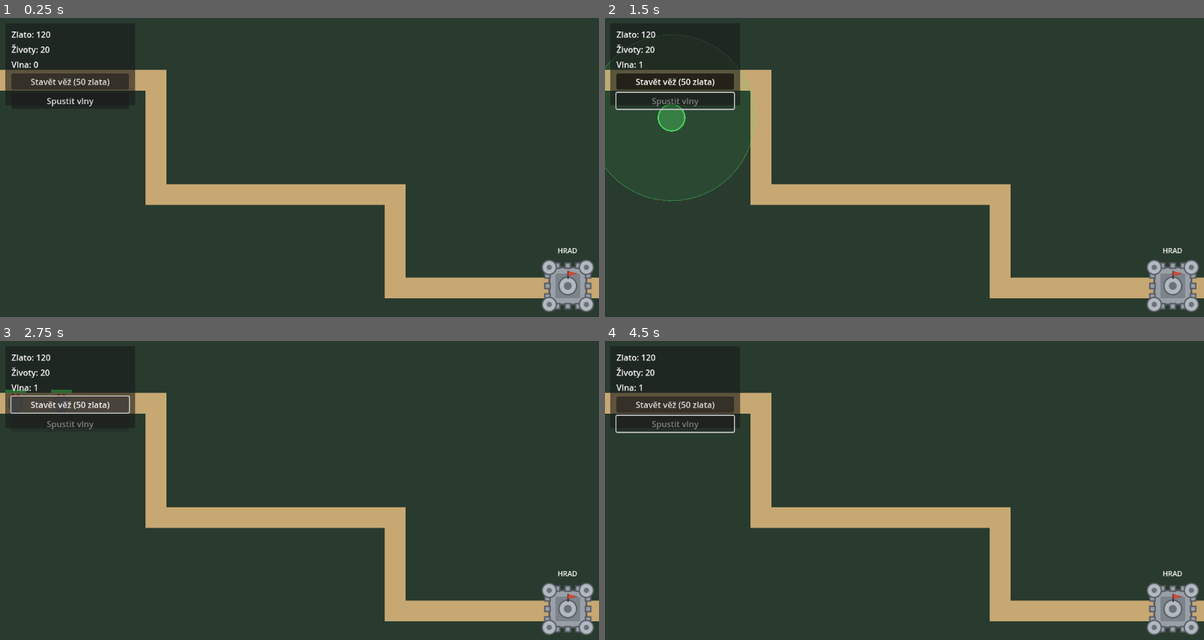
Above: before the commit, frames 1-4 (two rows, left to right).
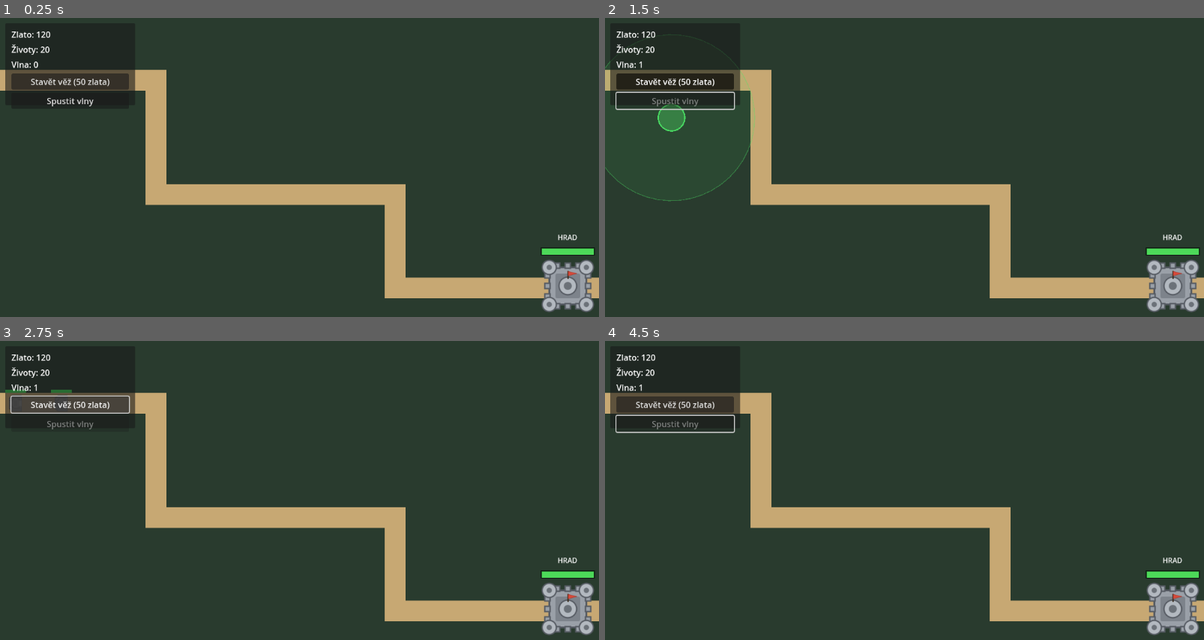
Above: after the commit, the same moments.

Repository: DavidPolastik/TowerDefense
Game: Godot game, scene res://scenes/Main.tscn
Two runs of this game, one before a commit and one after it. Both use one fixed random seed, a clock stepped at 60 frames per second and the inputs below.
Inputs (mouse positions are in pixels of both pictures, inside the frame that each line leads up to):
- Up to frame 1 (0.25 s): no input
- Up to frame 2 (1.5 s): click "Stavět věž (50 zlata)" at 0.5 s; click "Spustit vlny" at 1.25 s
- Up to frame 3 (2.75 s): click "Stavět věž (50 zlata)" at 2 s
- Up to frame 4 (4.5 s): click "Stavět věž (50 zlata)" at 2.75 s; tap Enter at 3.5 s; move the mouse to (1036, 493) at 3.52 s; tap R at 3.6 s; click (1036, 493) at 3.67 s; click "Spustit vlny" at 4.25 s

The runs differ from the first frame. In frame 1, 0.3% of the frame differs, in the area x 90-100%, y 72-80%; in frame 2, 0.3%; in frame 3, 0.3%, in the area x 1-100%, y 17-80%; in frame 4, 0.3%.

Commit message:
Tank se otaci pri jizde, hrad ma ukazatel zivotu, tank = korba+vez
- Nepritel je nyni tank slozeny z korby a vezicky (hezci nez holy blok).
- Tank se natáčí ve smeru jizdy po ceste (jen telo, HP bar zustava vodorovny).
- Hrad (zakladna) ma nad sebou ukazatel zivotu (zelena/zluta/cervena).

Diff:
--- a/scenes/Enemy.tscn
+++ b/scenes/Enemy.tscn
@@ -1,13 +1,20 @@
-[gd_scene load_steps=3 format=3]
+[gd_scene load_steps=4 format=3]
 
 [ext_resource type="Script" path="res://scripts/enemy.gd" id="1"]
-[ext_resource type="Texture2D" path="res://assets/enemy_tank.png" id="2"]
+[ext_resource type="Texture2D" path="res://assets/enemy_hull.png" id="2"]
+[ext_resource type="Texture2D" path="res://assets/enemy_turret.png" id="3"]
 
 [node name="Enemy" type="PathFollow2D"]
 rotates = false
 loop = false
 script = ExtResource("1")
 
-[node name="Sprite" type="Sprite2D" parent="."]
+[node name="Body" type="Node2D" parent="."]
+
+[node name="Hull" type="Sprite2D" parent="Body"]
 scale = Vector2(0.7, 0.7)
 texture = ExtResource("2")
+
+[node name="Turret" type="Sprite2D" parent="Body"]
+scale = Vector2(0.55, 0.55)
+texture = ExtResource("3")
--- a/scenes/Main.tscn
+++ b/scenes/Main.tscn
@@ -7,6 +7,7 @@
 [ext_resource type="PackedScene" path="res://scenes/Tower.tscn" id="5"]
 [ext_resource type="PackedScene" path="res://scenes/HUD.tscn" id="6"]
 [ext_resource type="Texture2D" path="res://assets/castle.svg" id="7"]
+[ext_resource type="Script" path="res://scripts/base.gd" id="8"]
 
 [sub_resource type="Curve2D" id="Curve2D_1"]
 _data = {
@@ -33,12 +34,13 @@
 position = Vector2(1092, 516)
 scale = Vector2(0.85, 0.85)
 texture = ExtResource("7")
+script = ExtResource("8")
 
 [node name="BaseLabel" type="Label" parent="Base"]
-offset_left = -50.0
-offset_top = -92.0
-offset_right = 50.0
-offset_bottom = -70.0
+offset_left = -60.0
+offset_top = -122.0
+offset_right = 60.0
+offset_bottom = -100.0
 horizontal_alignment = 1
 text = "HRAD"
 
--- /dev/null
+++ b/scripts/base.gd
@@ -0,0 +1,30 @@
+extends Sprite2D
+## Base – hrad (základna). Zobrazuje ukazatel životů hráče.
+## Životy drží GameManager; tady je jen vykreslujeme jako health bar.
+
+var _max_lives: int = 1
+
+func _ready() -> void:
+	_max_lives = GameManager.STARTING_LIVES
+	GameManager.lives_changed.connect(_on_lives_changed)
+	queue_redraw()
+
+func _on_lives_changed(_amount: int) -> void:
+	queue_redraw()
+
+func _draw() -> void:
+	# Ukazatel životů nad hradem (lokální souřadnice spritu, střed v 0,0).
+	var ratio: float = clampf(float(GameManager.lives) / float(_max_lives), 0.0, 1.0)
+	var bar_w := 120.0
+	var bar_h := 16.0
+	var top_left := Vector2(-bar_w / 2.0, -86.0)
+	var fill: Color
+	if ratio < 0.34:
+		fill = Color(0.9, 0.3, 0.25)
+	elif ratio < 0.67:
+		fill = Color(0.9, 0.75, 0.2)
+	else:
+		fill = Color(0.3, 0.85, 0.35)
+	draw_rect(Rect2(top_left, Vector2(bar_w, bar_h)), Color(0.1, 0.1, 0.1))
+	draw_rect(Rect2(top_left, Vector2(bar_w * ratio, bar_h)), fill)
+	draw_rect(Rect2(top_left, Vector2(bar_w, bar_h)), Color(0, 0, 0, 0.7), false, 2.0)
--- a/scripts/enemy.gd
+++ b/scripts/enemy.gd
@@ -14,18 +14,27 @@
 
 var health: int
 var _dead: bool = false
+var _prev_pos: Vector2
+@onready var body: Node2D = $Body
 
 func _ready() -> void:
 	health = max_health
 	rotates = false
 	loop = false
 	add_to_group("enemies")
+	_prev_pos = global_position
 	queue_redraw()
 
 func _physics_process(delta: float) -> void:
 	if _dead:
 		return
 	progress += speed * delta
+	# Natočení tanku ve směru jízdy (sprite míří nahoru, proto +PI/2).
+	# Otáčíme jen "Body" (korbu+věž), takže HP bar zůstává vodorovný.
+	var move := global_position - _prev_pos
+	if move.length() > 0.01:
+		body.rotation = move.angle() + PI / 2.0
+	_prev_pos = global_position
 	# progress_ratio dosáhne 1.0 na konci cesty.
 	if progress_ratio >= 1.0:
 		_reach_end()
Binary file added: assets/enemy_hull.png
Not shown, changed: assets/enemy_hull.png.import
Binary file removed: assets/enemy_tank.png
Binary file added: assets/enemy_turret.png
Not shown, added: assets/enemy_turret.png.import
Not shown: 1 places in scenes/Main.tscn that only renumber resources
